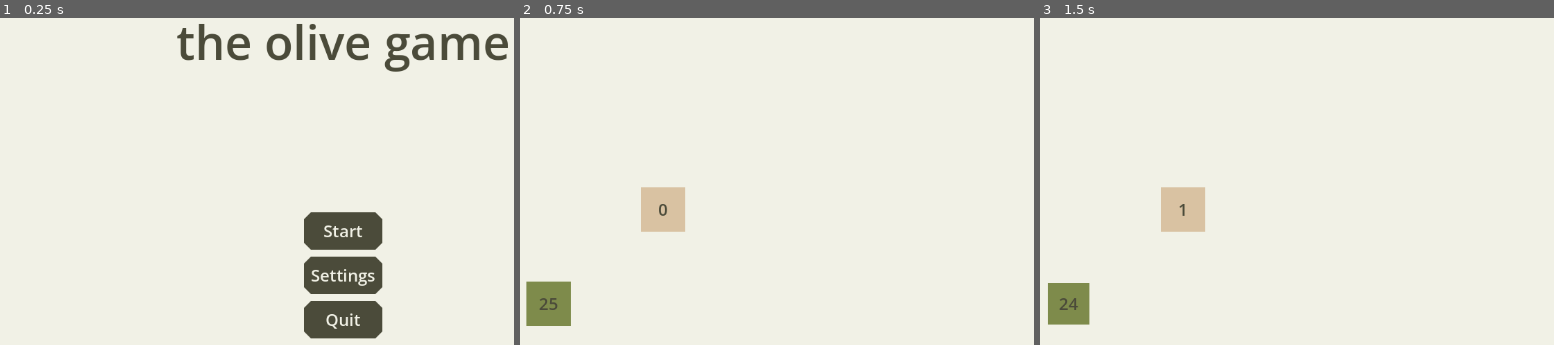
Above: before the commit, frames 1-3 (left to right).
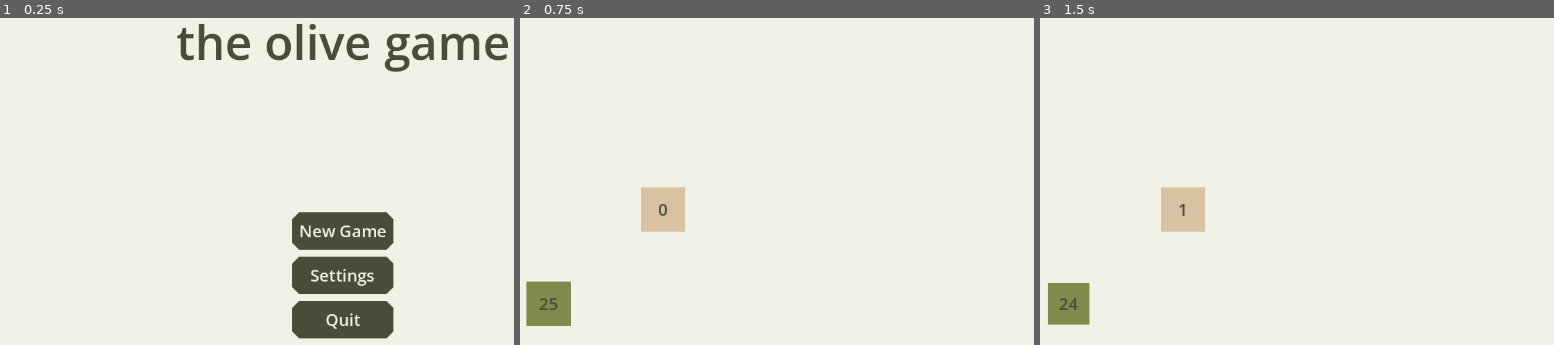
Above: after the commit, the same moments.

Repository: AntonioDell/mini-jam-203
Game: Godot game, scene res://main.tscn
The game is run twice, just before and just after one commit, with the same random seed, the same clock (stepped at 60 frames per second) and the same inputs.
Inputs (mouse positions are in pixels of both pictures, inside the frame that each line leads up to):
- Up to frame 1 (0.25 s): no input
- Up to frame 2 (0.75 s): click "Start" (after the commit: "New Game") at 0.5 s
- Up to frame 3 (1.5 s): tap Enter at 1.25 s; move the mouse to (1070, 302) at 1.27 s; click (1070, 302) at 1.42 s

The runs differ from the first frame. In frame 1, 2.1% of the frame differs, in the area x 56-77%, y 59-99%; in frame 2, nothing differs; in frame 3, nothing differs.

Commit message:
Add continue and new game buttons

Diff:
--- a/globals/global_save_game_controller.gd
+++ b/globals/global_save_game_controller.gd
@@ -15,6 +15,10 @@
 	if err != OK:
 		GlobalErrorHandler.handle_error(self, "Failed to save game with error %s" % err)
 	print("Game saved")
+
+func reset_game_state():
+	save_game_data.game_state = {}
+	save()
 
 
 func _ready():
--- a/main.gd
+++ b/main.gd
@@ -4,13 +4,21 @@
 var title_screen_scene := preload("res://title_screen.tscn")
 var level_screen_scene := preload("res://level.tscn")
 
+
 func _ready():
 	var title_screen: TitleScreen = title_screen_scene.instantiate()
 	add_child(title_screen)
-	title_screen.start_button_pressed.connect(_on_start_button_pressed)
+	title_screen.new_game_button_pressed.connect(_on_new_game_button_pressed)
+	title_screen.continue_button_pressed.connect(_on_continue_button_pressed)
 
+func _on_new_game_button_pressed():
+	GlobalSaveGameController.reset_game_state()
+	_load_level()
 
-func _on_start_button_pressed():
+func _on_continue_button_pressed():
+	_load_level()
+
+func _load_level():
 	var title_screen = get_child(0)
 
 	var level_screen = level_screen_scene.instantiate()
--- a/title_screen.gd
+++ b/title_screen.gd
@@ -1,7 +1,8 @@
 class_name TitleScreen
 extends Node
 
-signal start_button_pressed
+signal new_game_button_pressed
+signal continue_button_pressed
 
 func _ready():
 	if OS.has_feature("no_quit_button"):
@@ -13,7 +14,13 @@
 
 	%SettingsButton.pressed.connect(_show_settings)
 	%SettingsBackButton.pressed.connect(_show_main_menu_buttons)
-	%StartButton.pressed.connect(start_button_pressed.emit)
+	%NewGameButton.pressed.connect(new_game_button_pressed.emit)
+
+	if GlobalSaveGameController.save_game_data.game_state.is_empty():
+		$%ContinueButton.hide()
+	else:
+		$%ContinueButton.show()
+	$%ContinueButton.pressed.connect(continue_button_pressed.emit)
 
 	GlobalSaveGameController.game_loaded.connect(_init_from_save_game)
 
--- a/title_screen.tscn
+++ b/title_screen.tscn
@@ -48,11 +48,16 @@
 size_flags_horizontal = 4
 theme_override_constants/separation = 10
 
-[node name="StartButton" type="Button" parent="UI/PanelContainer/CenterContainer/VBoxContainer2/MainMenuButtonsContainer" unique_id=279831402]
+[node name="ContinueButton" type="Button" parent="UI/PanelContainer/CenterContainer/VBoxContainer2/MainMenuButtonsContainer" unique_id=1068094446]
+unique_name_in_owner = true
+layout_mode = 2
+text = "Continue"
+
+[node name="NewGameButton" type="Button" parent="UI/PanelContainer/CenterContainer/VBoxContainer2/MainMenuButtonsContainer" unique_id=279831402]
 unique_name_in_owner = true
 layout_mode = 2
 theme = ExtResource("2_ig5kc")
-text = "Start"
+text = "New Game"
 
 [node name="SettingsButton" type="Button" parent="UI/PanelContainer/CenterContainer/VBoxContainer2/MainMenuButtonsContainer" unique_id=1118720242]
 unique_name_in_owner = true
